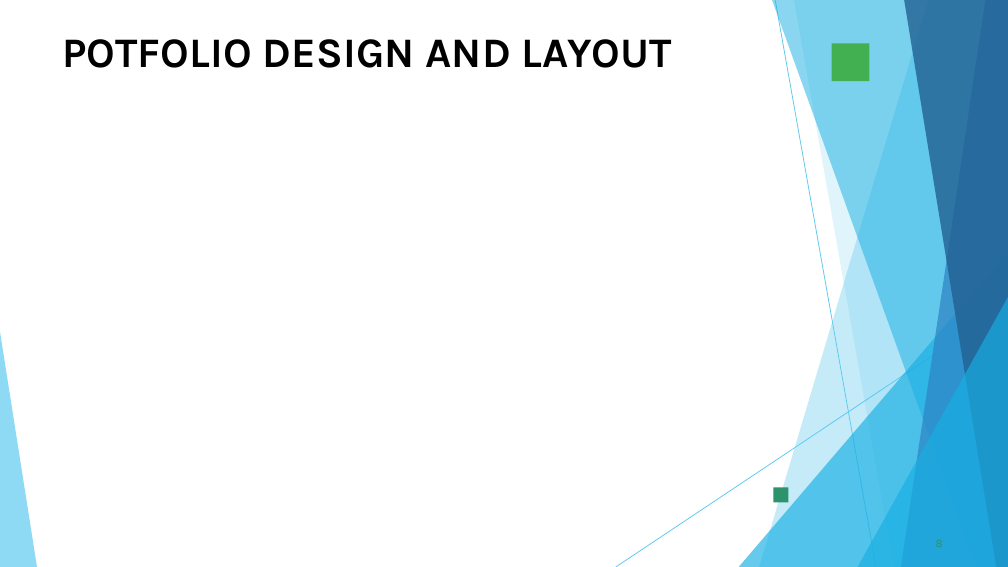
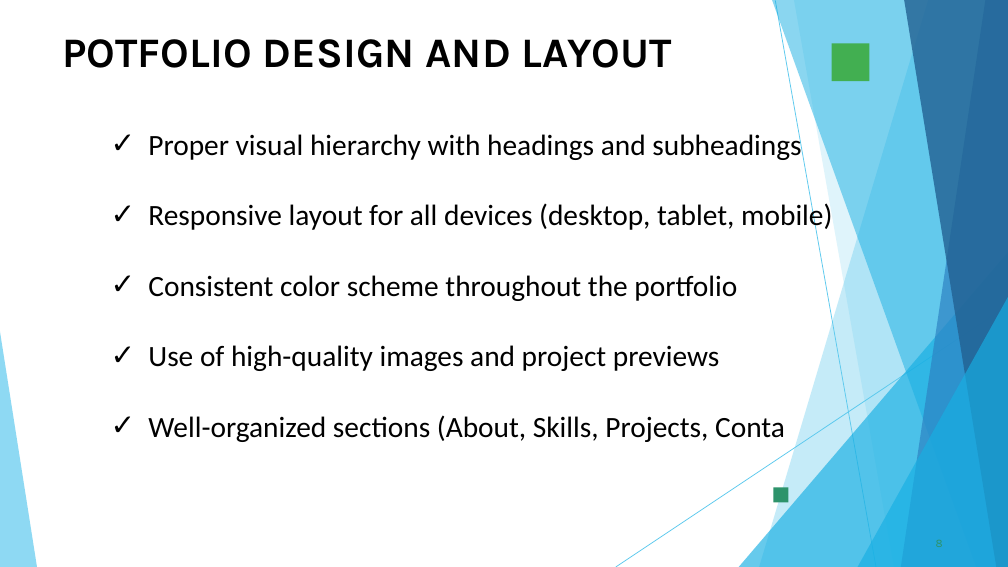
Before and after one commit to arivu8849-ops/Arivu--TNSDC-FWD-DP, a slide deck: slide 8 of PPT FWD TNSDC 2025.pptx. Drawn at 1008x567 pixels with LibreOffice and Linux fonts; fonts in the diff are those of the drawing; background and template pictures are left out. Boxes give left, top, right and bottom in pixels: in the first picture for what was removed or moved away, otherwise in the second. Text is boxed around its words. In the diff, an @@ line names an element or a change of style, - is before the commit and + after.

```diff
--- a/PPT FWD TNSDC 2025.pptx
+++ b/PPT FWD TNSDC 2025.pptx
@@ text added at (148, 130, 832, 442), 28 pt, text #000000 @@
+✓ Proper visual hierarchy with headings and subheadings
+✓ Responsive layout for all devices (desktop, tablet, mobile)
+✓ Consistent color scheme throughout the portfolio
+✓ Use of high-quality images and project previews
+✓ Well-organized sections (About, Skills, Projects, Conta
```
Also in this commit, not shown: 9 other slides changed, 1 slide added, 1 slide removed.
